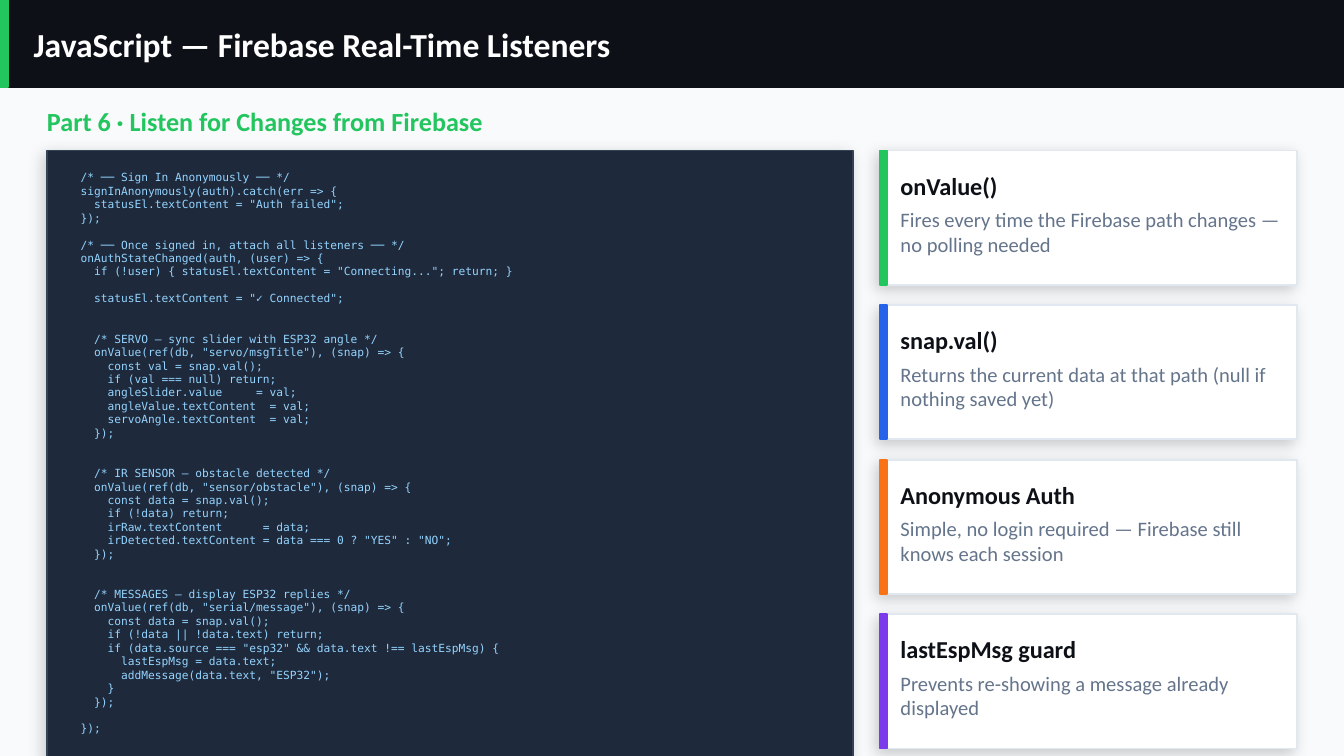
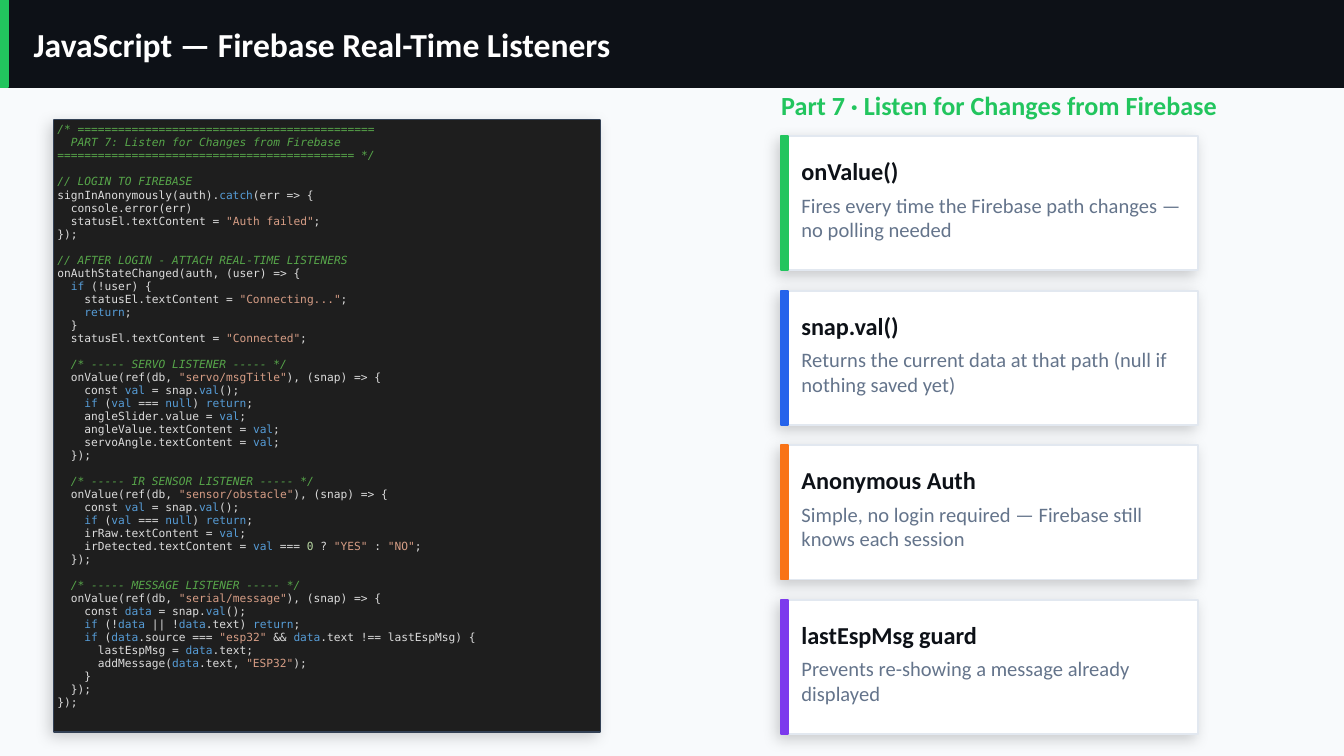
Before and after one commit to Sivi2706/Arduino-Database_Participants, a slide deck: slide 12 of Slides/V2_ESP32_Firebase_Workshop.pptx. Drawn at 1344x756 pixels with LibreOffice and Linux fonts; fonts in the diff are those of the drawing; background and template pictures are left out. Boxes give left, top, right and bottom in pixels: in the first picture for what was removed or moved away, otherwise in the second. Text is boxed around its words. In the diff, an @@ line names an element or a change of style, - is before the commit and + after.

```diff
--- a/Slides/V2_ESP32_Firebase_Workshop.pptx
+++ b/Slides/V2_ESP32_Firebase_Workshop.pptx
@@ text at <box>781,96,1217,120</box>: text changed @@
-Part 6 · Listen for Changes from Firebase
+Part 7 · Listen for Changes from Firebase
@@ rectangle: place and size @@
-rectangle at <box>47,151,853,756</box>
+rectangle at <box>54,120,599,731</box>
@@ table added at <box>54,120,599,732</box>, 1 rows, 1 columns @@
+/* ============================================ PART 7: Listen for Changes from Firebase ============================================ */ // LOGIN TO FIREBASE signInAnonymously(auth).catch(err => { console.error(err) statusEl.textContent = "Auth failed"; }); // AFTER LOGIN - ATTACH REAL-TIME LISTENERS onAuthStateChanged(auth, (user) => { if (!user) { statusEl.textContent = "Connecting..."; return; } statusEl.textContent = "Connected"; /* ----- SERVO LISTENER ----- */ onValue(ref(db, "servo/msgTitle"), (snap) => { const val = snap.val(); if (val === null) return; angleSlider.value = val; angleValue.textContent = val; servoAngle.textContent = val; }); /* ----- IR SENSOR LISTENER ----- */ onValue(ref(db, "sensor/obstacle"), (snap) => { const val = snap.val(); if (val === null) return; irRaw.textContent = val; irDetected.textContent = val === 0 ? "YES" : "NO"; }); /* ----- MESSAGE LISTENER ----- */ onValue(ref(db, "serial/message"), (snap) => { const data = snap.val(); if (!data || !data.text) return; if (data.source === "esp32" && data.text !== lastEspMsg) { lastEspMsg = data.text; addMessage(data.text, "ESP32"); } }); });
@@ text removed at <box>81,173,499,682</box> @@
-/* ── Sign In Anonymously ── */
-signInAnonymously(auth).catch(err => {
-statusEl.textContent = "Auth failed";
-});
-/* ── Once signed in, attach all listeners ── */
-onAuthStateChanged(auth, (user) => {
-if (!user) { statusEl.textContent = "Connecting..."; return; }
-statusEl.textContent = "✓ Connected";
-/* SERVO — sync slider with ESP32 angle */
-onValue(ref(db, "servo/msgTitle"), (snap) => {
-const val = snap.val();
-if (val === null) return;
-angleSlider.value = val;
-angleValue.textContent = val;
-servoAngle.textContent = val;
-});
-/* IR SENSOR — obstacle detected */
-onValue(ref(db, "sensor/obstacle"), (snap) => {
-const data = snap.val();
-if (!data) return;
-irRaw.textContent = data;
-irDetected.textContent = data === 0 ? "YES" : "NO";
-});
-/* MESSAGES — display ESP32 replies */
-onValue(ref(db, "serial/message"), (snap) => {
-const data = snap.val();
-if (!data || !data.text) return;
-if (data.source === "esp32" && data.text !== lastEspMsg) {
-lastEspMsg = data.text;
-addMessage(data.text, "ESP32");
-}
-});
-});
@@ 8 texts, 8 rectangles: place and size @@
-8 texts, 8 rectangles at <box>880,151,1297,749</box>
+8 texts, 8 rectangles at <box>781,136,1198,734</box>
```
Also in this commit, not shown: 7 other slides changed, 3 other files.
